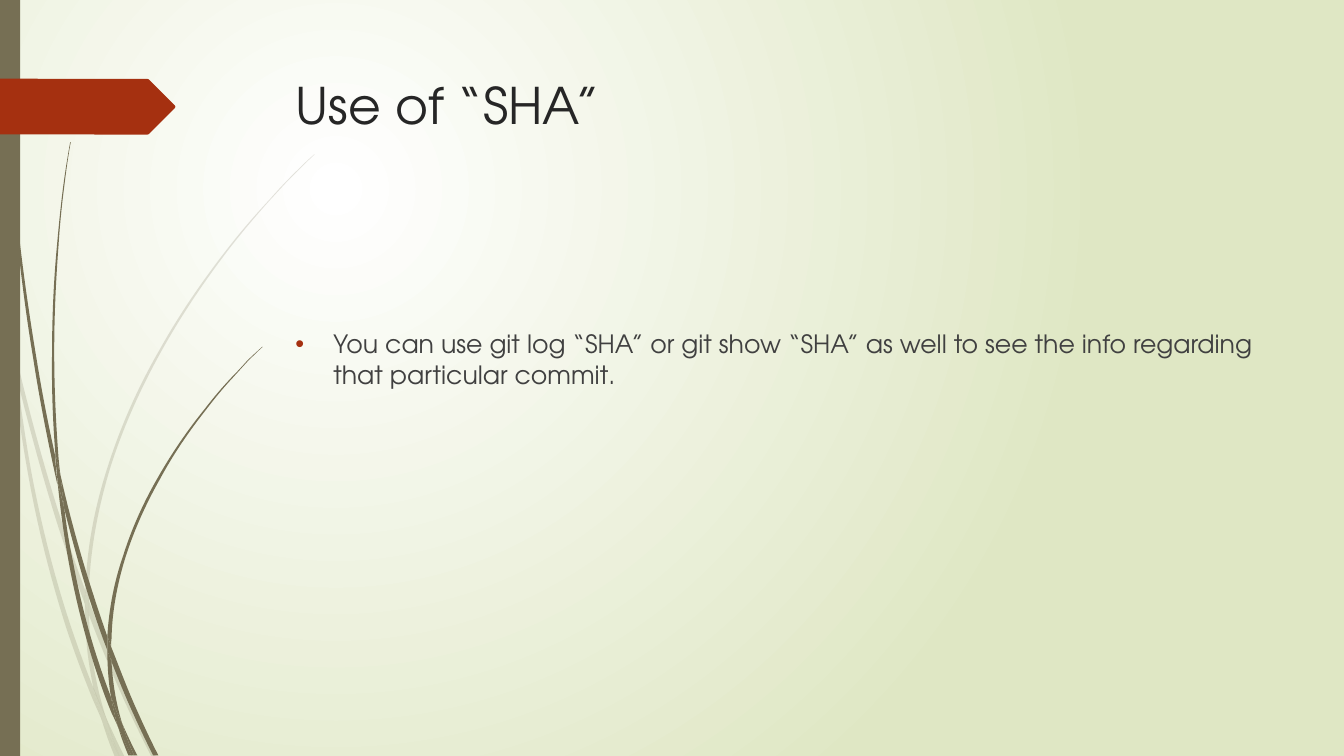
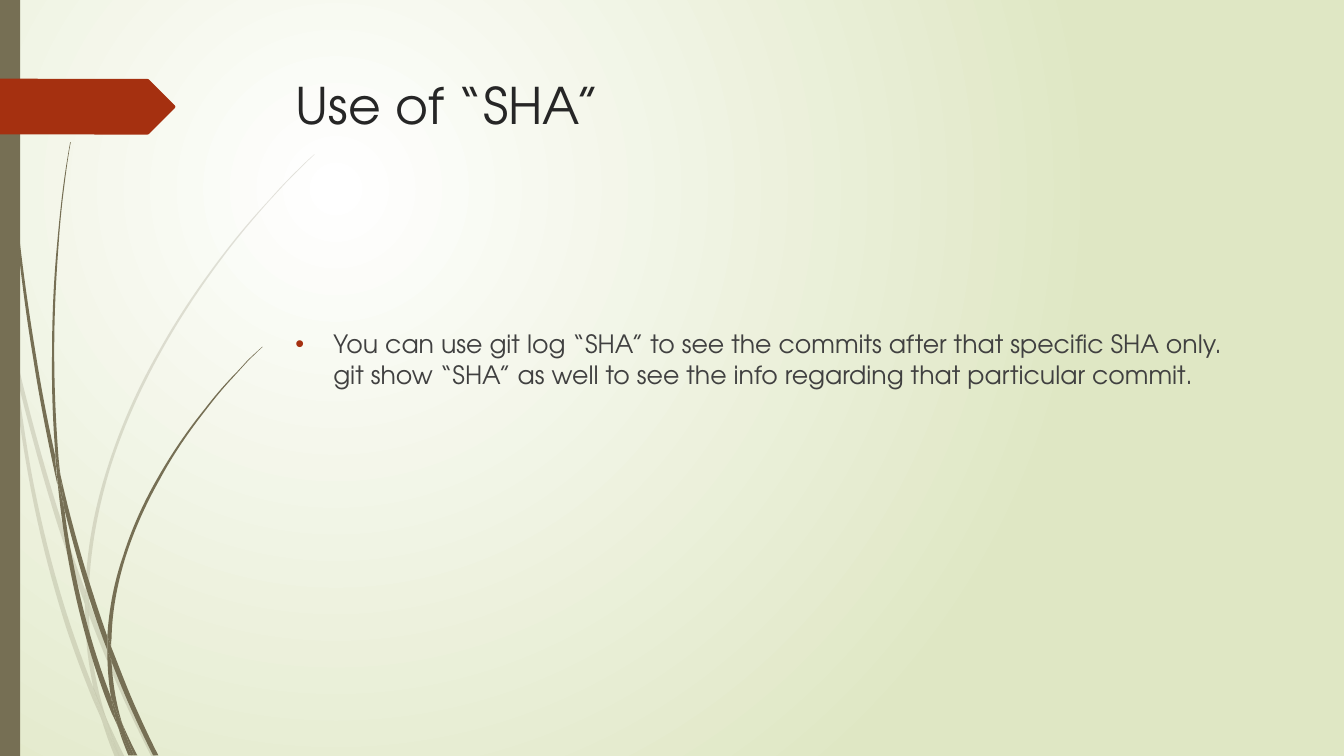
Before and after one commit to saad-janjua/assignment, a slide deck: slide 7 of Version Control with Git.pptx. Drawn at 1344x756 pixels with LibreOffice and Linux fonts; fonts in the diff are those of the drawing. Boxes give left, top, right and bottom in pixels: in the first picture for what was removed or moved away, otherwise in the second. Text is boxed around its words. In the diff, an @@ line names an element or a change of style, - is before the commit and + after.

Commit message:
modefying presentation

```diff
--- a/Version Control with Git.pptx
+++ b/Version Control with Git.pptx
@@ text at [333, 334, 1222, 390]: text changed @@
-• You can use git log “SHA” or git show “SHA” as well to see the info regarding that particular commit.
+• You can use git log “SHA” to see the commits after that specific SHA only. git show “SHA” as well to see the info regarding that particular commit.
```
